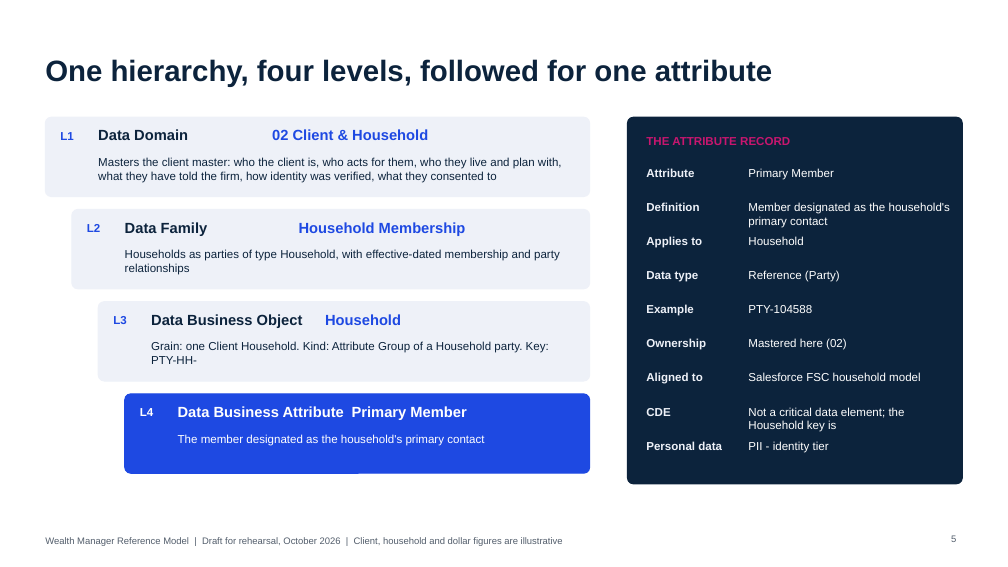
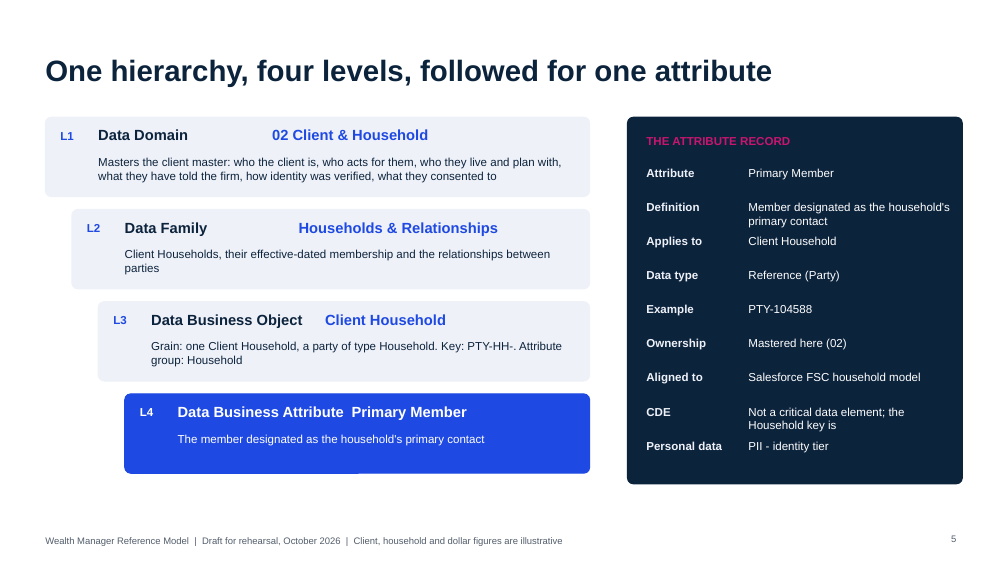
Before and after one commit to jlassetco/amt, a slide deck: slide 5 of wm/Wealth_Manager_Foundational_Talktrack.pptx. Drawn at 1008x567 pixels with LibreOffice and Linux fonts; fonts in the diff are those of the drawing. Boxes give left, top, right and bottom in pixels: in the first picture for what was removed or moved away, otherwise in the second. Text is boxed around its words. In the diff, an @@ line names an element or a change of style, - is before the commit and + after.

```diff
--- a/wm/Wealth_Manager_Foundational_Talktrack.pptx
+++ b/wm/Wealth_Manager_Foundational_Talktrack.pptx
@@ text at bbox=[299, 222, 498, 236]: text changed @@
-Household Membership
+Households & Relationships
@@ text at bbox=[748, 236, 836, 245]: text changed @@
-Household
+Client Household
@@ text at bbox=[125, 249, 550, 275]: text changed @@
-Households as parties of type Household, with effective-dated membership and party relationships
+Client Households, their effective-dated membership and the relationships between parties
@@ text at bbox=[325, 314, 446, 325]: text changed @@
-Household
+Client Household
@@ text at bbox=[151, 342, 562, 367]: text changed @@
-Grain: one Client Household. Kind: Attribute Group of a Household party. Key: PTY-HH-
+Grain: one Client Household, a party of type Household. Key: PTY-HH-. Attribute group: Household
```
Also in this commit, not shown: 19 other slides changed.
